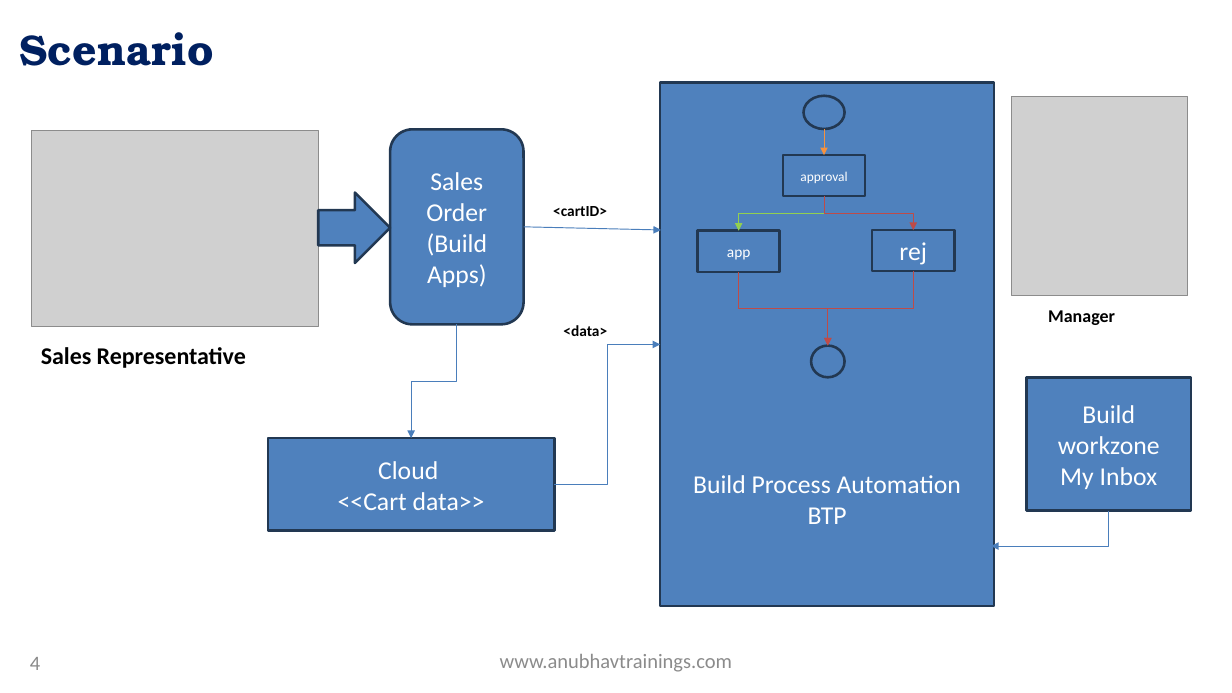
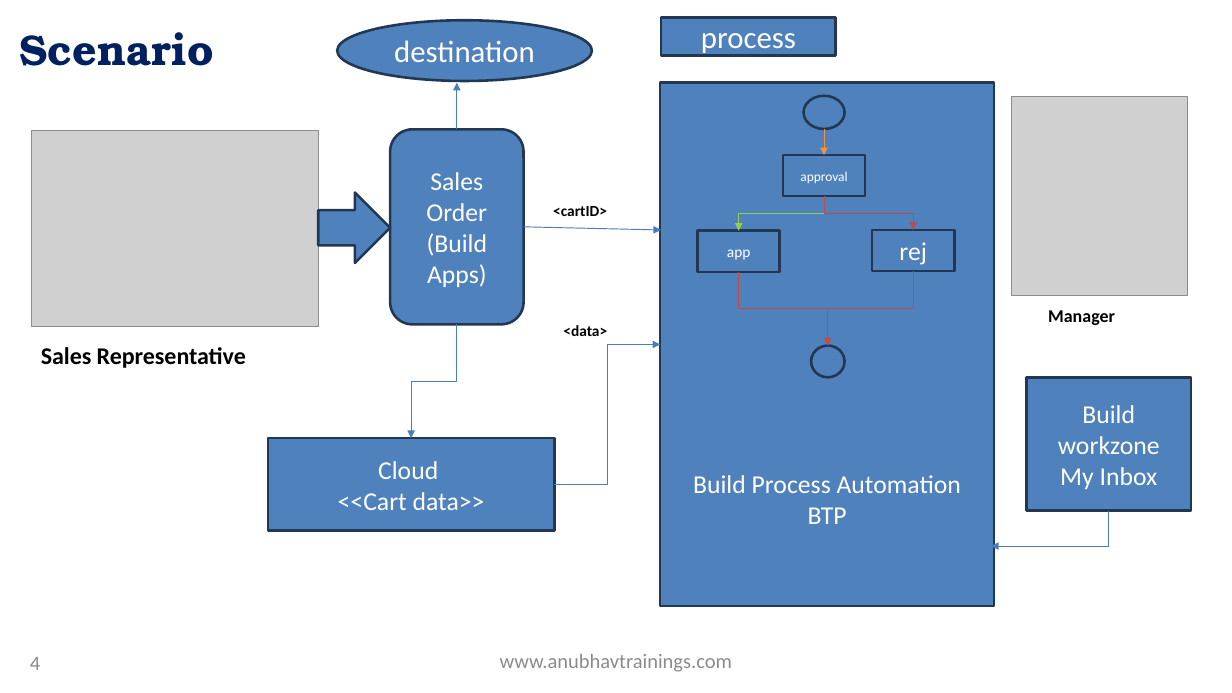
Before and after one commit to soyuztechnologies/SAP_BTP_Build_Apps_Training, a slide deck: slide 4 of Day 10/Day 10 -Build Apps Training.pptx. Drawn at 1232x693 pixels with LibreOffice and Linux fonts; fonts in the diff are those of the drawing; grey boxes stand for pictures; background and template pictures are left out. Boxes give left, top, right and bottom in pixels: in the first picture for what was removed or moved away, otherwise in the second. Text is boxed around its words. In the diff, an @@ line names an element or a change of style, - is before the commit and + after.

```diff
--- a/Day 10/Day 10 -Build Apps Training.pptx
+++ b/Day 10/Day 10 -Build Apps Training.pptx
@@ ellipse added at (x1=337, y1=20, x2=592, y2=81), fill #4F81BD, outline #233953 2 pt, 24 pt, text #FFFFFF @@
+destination
@@ rectangle added at (x1=661, y1=18, x2=836, y2=56), fill #4F81BD, outline #233953 2 pt, 24 pt, text #FFFFFF @@
+process
@@ arrow added from (457, 129) to (457, 83), #4B7EBC 0.75 pt @@
```
Also in this commit, not shown: 1 slide added, 5 other files.
